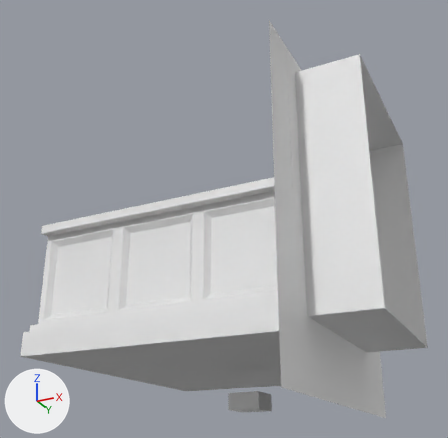
Two versions of the Blender file Assets/blocks.blend, one commit apart.
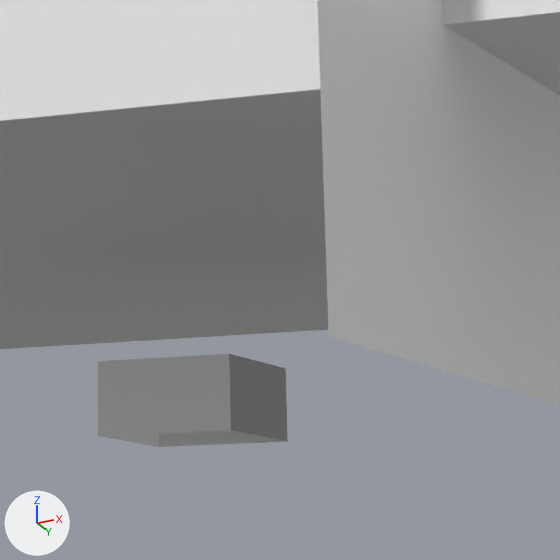
Old and new are each drawn whole from a camera (50 mm lens) standing at (1.634, -3.628, -0.335) and looking at (-0.103, -0.154, 1.229) and again close up on the part from 46% to 75% of the width and 71% to 100% of the height. Lighting does not change. The marker at lower left points along +X, +Y and +Z. The same objects are shown in both versions, whatever each file hides.

In view in the first close-up: 'Bridge Wall'.
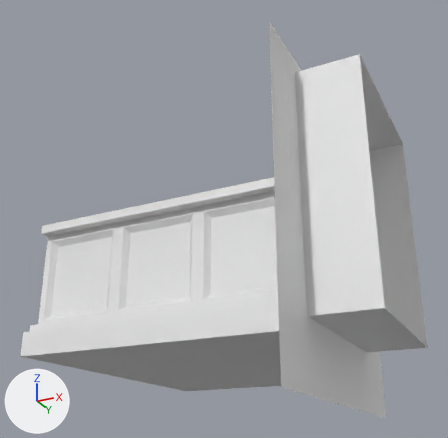
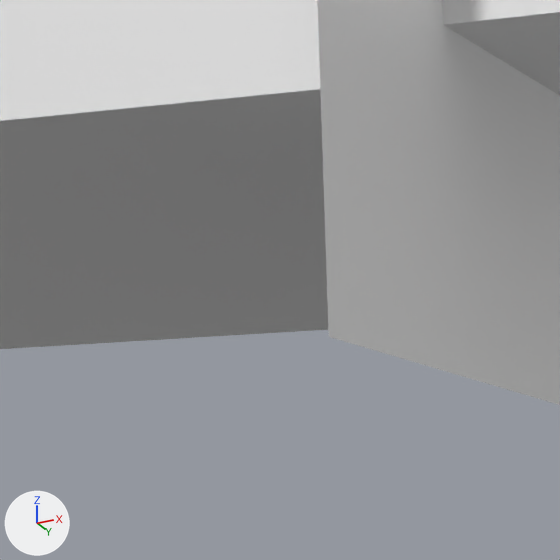
What differs and where, as boxes (x1, y1, x2, y2) in the close-ups (560 x 560 px):
'Bridge Wall', reshaped
    before: (0, 0, 560, 447)
    after: (0, 0, 560, 405)
part 1 of me_cube_017, deleted
    before: (98, 354, 288, 447)

What the commit changed:
me_cube_017 has 252 vertices, 151 faces and spans x -1.0..1.0, y -1.0..1.0, z -1.0..1.0.
me_cube_017 is used by ob_bridge_wall; parent ob_container; location (0.0, 1.0, 0.0).
me_cube_017 part 1: the loose piece of 8 vertices spanning x -0.1..0.1, y -1.0..-0.9, z -0.1..0.1 is deleted.
